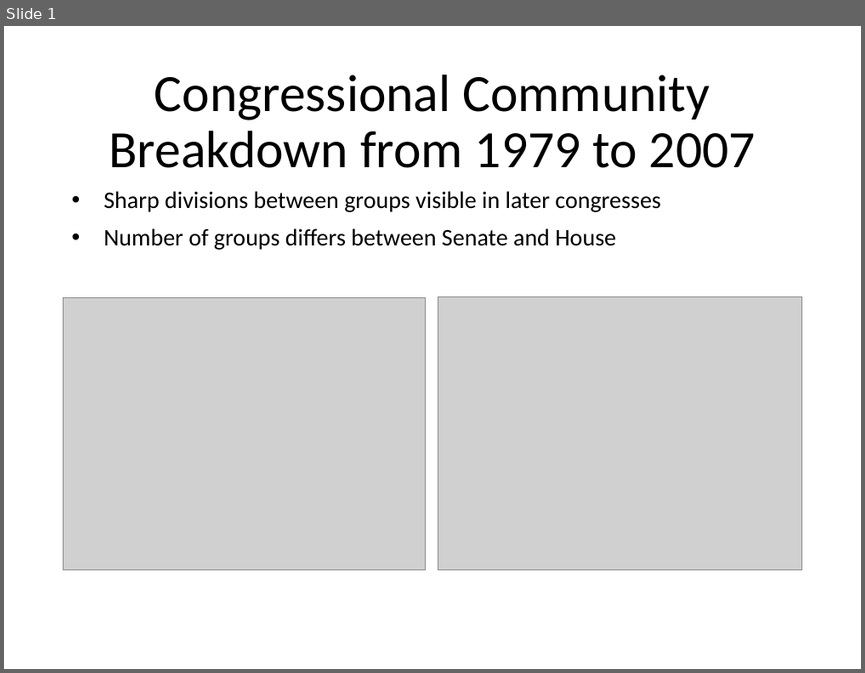
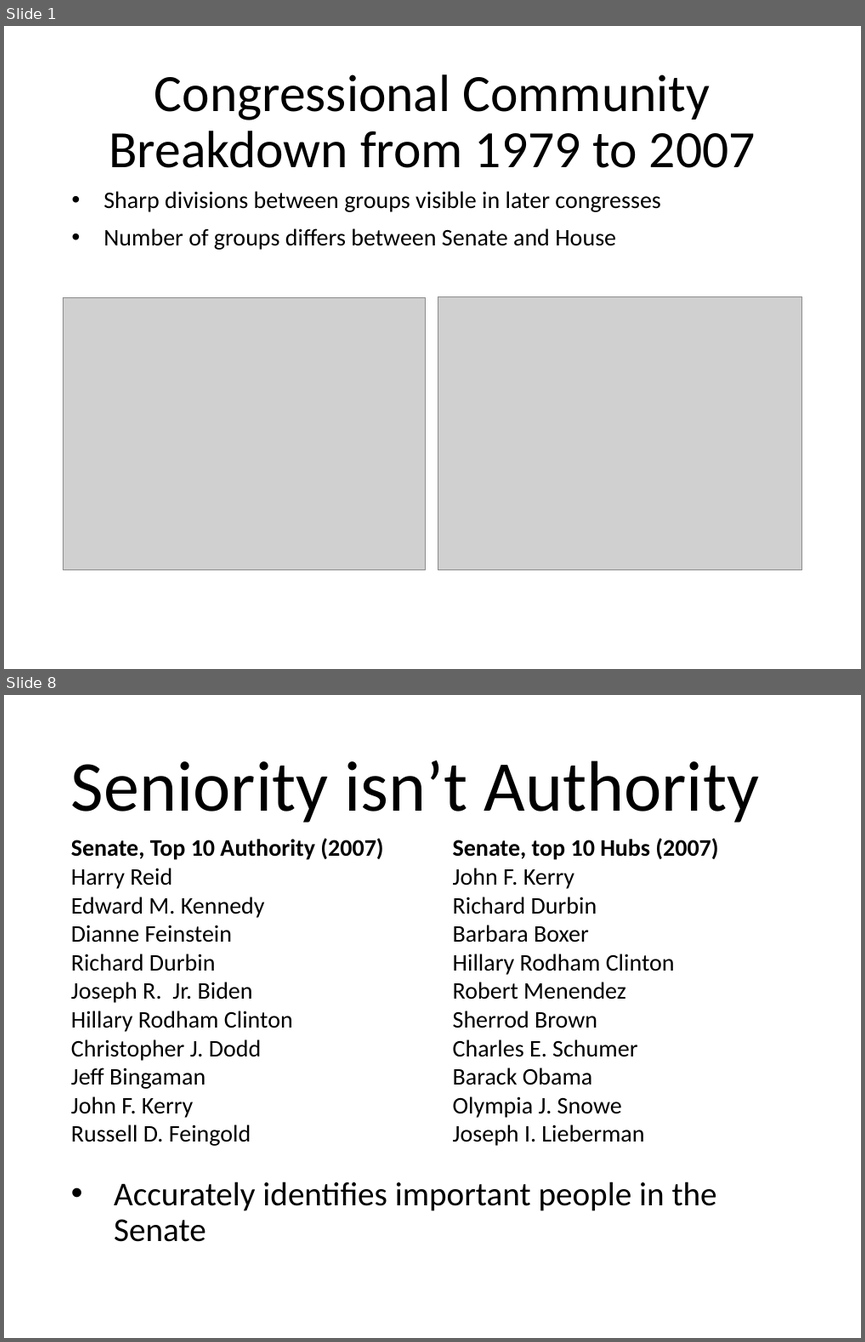
Before and after one commit to TomWerner/congress_cosponsorship, a slide deck: presentation/Final Presentation.pptx. Shown one above the other, each under a label of ours: slide 1 before the commit, slides 1 and 8 after it; the slides between them are not shown. The pictures are 865x673 and 865x1342 pixels, drawn with LibreOffice and Linux fonts; fonts in the diff are those of the drawing; grey boxes stand for pictures. Boxes give left, top, right and bottom in pixels: in the first picture for what was removed or moved away, otherwise in the second. Text is boxed around its words. In the diff, an @@ line names an element or a change of style, - is before the commit and + after.

```diff
--- a/presentation/Final Presentation.pptx
+++ b/presentation/Final Presentation.pptx
@@ slide 8 added at <box>4,695,861,1338</box>, background #FFFFFF @@
@@ title added at <box>71,760,759,823</box>, 60 pt, text #000000 @@
+Seniority isn’t Authority
@@ text added at <box>71,838,383,1145</box>, 20 pt, text #000000 @@
+Senate, Top 10 Authority (2007)
+Harry Reid
+Edward M. Kennedy
+Dianne Feinstein
+Richard Durbin
+Joseph R. Jr. Biden
+Hillary Rodham Clinton
+Christopher J. Dodd
+Jeff Bingaman
+John F. Kerry
+Russell D. Feingold
@@ text added at <box>453,838,718,1145</box>, 20 pt, text #000000 @@
+Senate, top 10 Hubs (2007)
+John F. Kerry
+Richard Durbin
+Barbara Boxer
+Hillary Rodham Clinton
+Robert Menendez
+Sherrod Brown
+Charles E. Schumer
+Barack Obama
+Olympia J. Snowe
+Joseph I. Lieberman
@@ text added at <box>114,1181,717,1242</box>, 28 pt, text #000000 @@
+• Accurately identifies important people in the Senate
```
Also in this commit, not shown: 2 slides changed, 4 other slides added, 1 slide removed, 44 other files.
